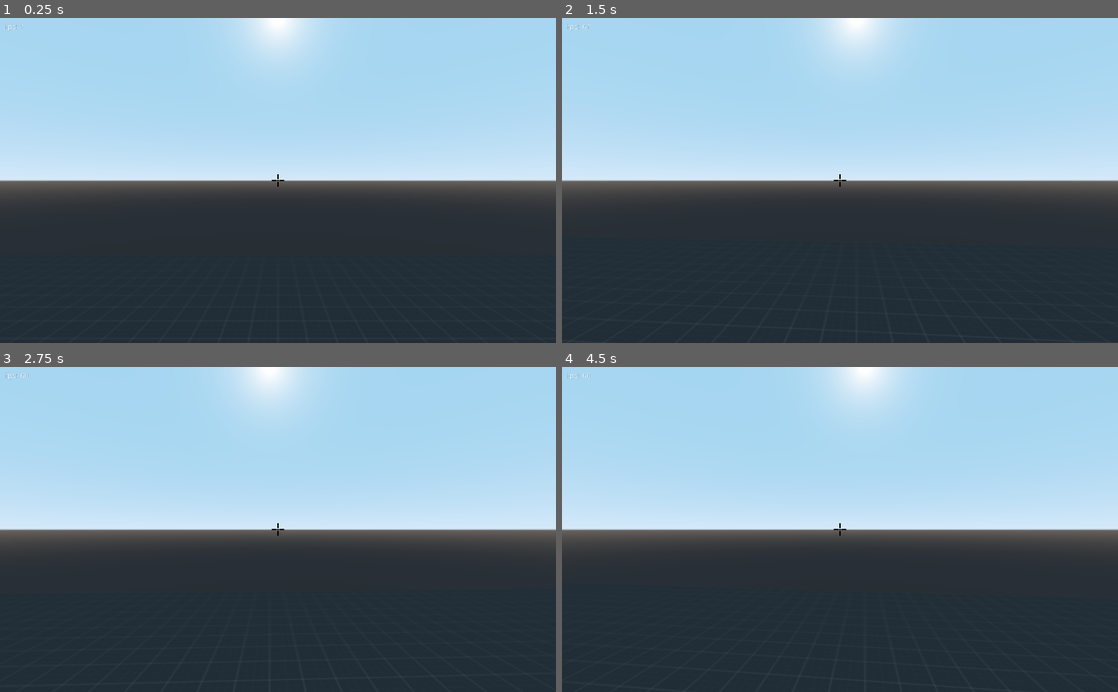
Above: before the commit, frames 1-4 (two rows, left to right).
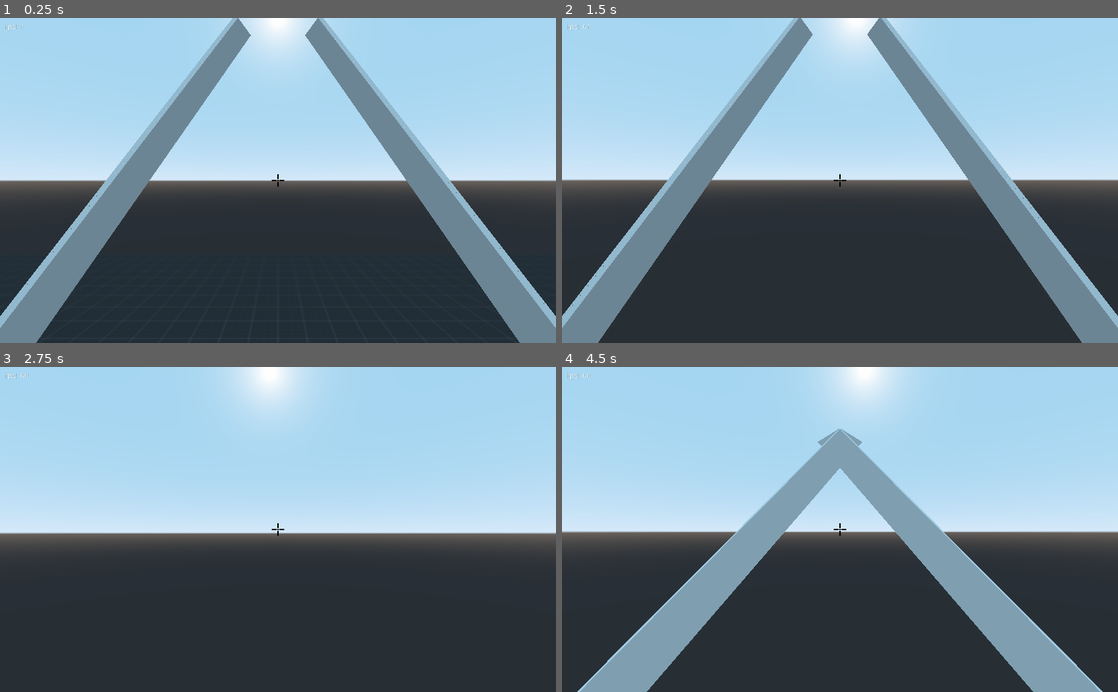
Above: after the commit, the same moments.

Repository: pedrotrschneider/totaly-accurate-attack-on-titan-simulator
Game: Godot game, scene res://scenes/world/World.tscn
The game is run twice, just before and just after one commit, with the same random seed, the same clock (stepped at 60 frames per second) and the same inputs.
Inputs (mouse positions are in pixels of both pictures, inside the frame that each line leads up to):
- Up to frame 1 (0.25 s): no input
- Up to frame 2 (1.5 s): tap Enter at 0.5 s; move the mouse to (867, 180) at 0.52 s; hold W (forward) from 0.53 s (still down); click (867, 180) at 0.6 s; tap Space (jump) at 0.77, 1.25 s; right-click (867, 180) at 0.8 s; move the mouse to (812, 180) at 1.27 s; right-click (812, 180) at 1.35 s
- Up to frame 3 (2.75 s): keep holding W (forward); tap Space (jump) at 1.52 s; tap E (attack, bound only after the commit) at 1.55, 2.1 s; move the mouse to (289, 523) at 2.02 s; click (289, 523) at 2.3 s
- Up to frame 4 (4.5 s): keep holding W (forward); move the mouse to (834, 536) at 2.77 s; tap Shift (activate_motor) at 2.85 s; click (834, 536) at 2.92 s; tap Space (jump) at 3.02, 3.77, 4.25 s; right-click (834, 536) at 3.05 s; tap Enter at 3.5 s; move the mouse to (878, 532) at 3.52 s; hold Q (bullet_time) 3.53-4.28 s; tap E (attack, bound only after the commit) at 3.8 s; move the mouse to (795, 526) at 4.27 s; click (795, 526) at 4.35 s

The runs differ from the first frame. In frame 1, 15% of the frame differs, in the area x 0-100%, y 0-100%; in frame 2, 16%; in frame 3, 1.5%; in frame 4, 15%.
Error before the commit: Invalid get index 'mesh' (on base: 'null instance'). (res://scenes/player/player.gd:75)

Commit message:
🚧 Start weapon system

Diff:
--- a/project.godot
+++ b/project.godot
@@ -18,6 +18,10 @@
 config/name="Totaly accurate Attack on Titan simulator"
 run/main_scene="res://scenes/world/World.tscn"
 config/icon="res://icon.png"
+
+[autoload]
+
+GameEvents="*res://singletons/game_events.gd"
 
 [input]
 
@@ -66,6 +70,11 @@
 "events": [ Object(InputEventKey,"resource_local_to_scene":false,"resource_name":"","device":0,"alt":false,"shift":false,"control":false,"meta":false,"command":false,"pressed":false,"scancode":81,"unicode":0,"echo":false,"script":null)
  ]
 }
+attack={
+"deadzone": 0.5,
+"events": [ Object(InputEventKey,"resource_local_to_scene":false,"resource_name":"","device":0,"alt":false,"shift":false,"control":false,"meta":false,"command":false,"pressed":false,"scancode":69,"unicode":0,"echo":false,"script":null)
+ ]
+}
 
 [physics]
 
--- a/scenes/player/Player.gd
+++ b/scenes/player/Player.gd
@@ -13,6 +13,9 @@
 # Bullet time stuff
 const BULLET_TIME_SCALE: float = 0.02;
 var bullet_time: bool = false;
+
+# Attack stuff
+var attack: bool = false;
 
 # Player physics stuff
 var input: Vector3 = Vector3.ZERO;
@@ -168,6 +171,10 @@
 	else:
 		Engine.time_scale = 1.0;
 
+	# Handle attack
+	if(attack):
+		GameEvents.emit_attack_signal();
+
 	# Handle movement
 	var is_on_ground:bool = is_grounded();
 
@@ -232,6 +239,7 @@
 		elif(hook_1_just_released):
 			hook_1_interaction = false;
 	else:
+		hook_1_interaction = false;
 		if(hook_1_just_pressed):
 			hook_1_interaction = true;
 			if(hook_1 == HOOK_STATES.GRAPPLED):
@@ -261,6 +269,9 @@
 	# Bullet time input
 	bullet_time = Input.is_action_pressed("bullet_time");
 
+	# Attack Input
+	attack = Input.is_action_just_pressed("attack");
+
 
 func hook(delta:float) -> void :
 	hook_force = Vector3.ZERO;
--- a/scenes/player/Player.tscn
+++ b/scenes/player/Player.tscn
@@ -1,7 +1,8 @@
-[gd_scene load_steps=6 format=2]
+[gd_scene load_steps=7 format=2]
 
 [ext_resource path="res://scenes/player/player.gd" type="Script" id=1]
 [ext_resource path="res://resources/assets/crosshair.png" type="Texture" id=2]
+[ext_resource path="res://scenes/sword/sword.tscn" type="PackedScene" id=3]
 
 [sub_resource type="CapsuleShape" id=1]
 radius = 0.5
@@ -18,12 +19,18 @@
 mode = 2
 mass = 70.0
 script = ExtResource( 1 )
-head = NodePath("../Player/Head")
-eye = NodePath("../Player/Head/Eye")
-capsule = NodePath("../Player/Body")
-crosshair_position = NodePath("../Player/Head/CrosshairPosition")
-hook_1_origin = NodePath("../Player/HookOrigin1")
-hook_2_origin = NodePath("../Player/HookOrigin2")
+head = NodePath("Head")
+eye = NodePath("Head/Eye")
+capsule = NodePath("Body")
+crosshair_position = NodePath("Head/CrosshairPosition")
+hook_1_origin = NodePath("HookOrigin1")
+hook_2_origin = NodePath("HookOrigin2")
+
+[node name="Sword" parent="." instance=ExtResource( 3 )]
+transform = Transform( 1, 0, 0, 0, 1, 0, 0, 0, 1, -1.00718, 0.107594, -0.551664 )
+
+[node name="Sword2" parent="." instance=ExtResource( 3 )]
+transform = Transform( -1, 0, 0, 0, 1, 0, 0, 0, 1, 1.007, 0.108, -0.552 )
 
 [node name="Shape" type="CollisionShape" parent="."]
 transform = Transform( 1, 0, 0, 0, -1.62921e-07, -1, 0, 1, -1.62921e-07, 0, 0, 0 )
@@ -46,7 +53,7 @@
 transform = Transform( 1, 0, 0, 0, 1, 0, 0, 0, 1, 0, 0, -0.957356 )
 
 [node name="HookOrigin1" type="Position3D" parent="."]
-transform = Transform( 1, 0, 0, 0, 0.618765, 0.785576, 0, -0.785576, 0.618765, -0.735036, 0.0121385, -0.384406 )
+transform = Transform( 1, 0, 0, 0, 0.514874, 0.857266, 0, -0.857266, 0.514874, -0.735036, -0.42256, -0.0977143 )
 
 [node name="BaldeSheath" type="MeshInstance" parent="HookOrigin1"]
 transform = Transform( 1, 0, 0, 0, 1, 0, 0, 0, 1, 0, -0.993558, 0.178856 )
@@ -54,7 +61,7 @@
 material/0 = null
 
 [node name="HookOrigin2" type="Position3D" parent="."]
-transform = Transform( 1, 0, 0, 0, 0.618765, 0.785576, 0, -0.785576, 0.618765, 0.735, 0.012, -0.384 )
+transform = Transform( 1, 0, 0, 0, 0.514874, 0.857266, 0, -0.857266, 0.514874, 0.735, -0.422646, -0.0972941 )
 
 [node name="BaldeSheath" type="MeshInstance" parent="HookOrigin2"]
 transform = Transform( 1, 0, 0, 0, 1, 0, 0, 0, 1, 0, -0.993558, 0.178856 )
--- /dev/null
+++ b/scenes/sword/sword.gd
@@ -0,0 +1,16 @@
+extends Spatial
+
+var _garbage;
+
+export(NodePath) onready var _animation_player = get_node(_animation_player) as AnimationPlayer;
+
+var anim_speed: float = 5.0;
+
+func _ready():
+	_garbage = GameEvents.connect("attack", self, "_on_attack");
+
+	_animation_player.playback_speed = anim_speed;
+
+func _on_attack() -> void:
+	_animation_player.play("AttackGo");
+	_animation_player.queue("AttackReturn");
--- /dev/null
+++ b/scenes/sword/sword.tscn
@@ -0,0 +1,81 @@
+[gd_scene load_steps=7 format=2]
+
+[ext_resource path="res://scenes/sword/sword.gd" type="Script" id=1]
+
+[sub_resource type="SpatialMaterial" id=4]
+
+[sub_resource type="BoxShape" id=1]
+extents = Vector3( 0.0177152, 0.959576, 0.0842422 )
+
+[sub_resource type="Animation" id=2]
+resource_name = "AttackGo"
+tracks/0/type = "value"
+tracks/0/path = NodePath("Mesh:rotation_degrees")
+tracks/0/interp = 1
+tracks/0/loop_wrap = true
+tracks/0/imported = false
+tracks/0/enabled = true
+tracks/0/keys = {
+"times": PoolRealArray( 0, 1 ),
+"transitions": PoolRealArray( 1, 1 ),
+"update": 0,
+"values": [ Vector3( 0, 0, 0 ), Vector3( -45, -50, 0 ) ]
+}
+
+[sub_resource type="Animation" id=5]
+resource_name = "AttackGo2"
+
+[sub_resource type="Animation" id=3]
+resource_name = "AttackReturn"
+tracks/0/type = "value"
+tracks/0/path = NodePath("Mesh:rotation_degrees")
+tracks/0/interp = 1
+tracks/0/loop_wrap = true
+tracks/0/imported = false
+tracks/0/enabled = true
+tracks/0/keys = {
+"times": PoolRealArray( 0, 1 ),
+"transitions": PoolRealArray( 1, 1 ),
+"update": 0,
+"values": [ Vector3( -90, -90, 0 ), Vector3( 0, 0, 0 ) ]
+}
+
+[node name="Sword" type="Spatial"]
+script = ExtResource( 1 )
+_animation_player = NodePath("AnimationPlayer")
+
+[node name="Mesh" type="Spatial" parent="."]
+transform = Transform( 0.922398, 0.386035, -0.0125822, -0.348487, 0.845844, 0.403862, 0.166548, -0.368137, 0.914733, 0, 0, 0 )
+
+[node name="CSGCombiner" type="CSGCombiner" parent="Mesh"]
+transform = Transform( 1, 0, 0, 0, 1, 0, 0, 0, 1, 0, 0, 0 )
+
+[node name="CSGBox" type="CSGBox" parent="Mesh/CSGCombiner"]
+width = 0.0763402
+height = 0.659453
+depth = 0.208756
+
+[node name="CSGBox2" type="CSGBox" parent="Mesh/CSGCombiner"]
+transform = Transform( 1, 0, 0, 0, 1, 0, 0, 0, 1, 0, 1.10985, 0 )
+width = 0.0250317
+height = 2.1268
+depth = 0.165372
+
+[node name="CSGBox3" type="CSGBox" parent="Mesh/CSGCombiner"]
+transform = Transform( 1, 0, 0, 0, 0.559192, 0.829037, 0, -0.829037, 0.559192, 0, 2.22891, -0.0556745 )
+operation = 2
+width = 0.358368
+height = 0.636238
+depth = 0.165372
+material = SubResource( 4 )
+
+[node name="Hitbox" type="Area" parent="Mesh"]
+
+[node name="CollisionShape" type="CollisionShape" parent="Mesh/Hitbox"]
+transform = Transform( 1, 0, 0, 0, 1, 0, 0, 0, 1, 0, 1.19018, 0 )
+shape = SubResource( 1 )
+
+[node name="AnimationPlayer" type="AnimationPlayer" parent="."]
+anims/AttackGo = SubResource( 2 )
+anims/AttackGo2 = SubResource( 5 )
+anims/AttackReturn = SubResource( 3 )
--- /dev/null
+++ b/singletons/game_events.gd
@@ -0,0 +1,7 @@
+extends Node
+
+# Player signals
+signal attack;
+
+func emit_attack_signal() -> void:
+	emit_signal("attack");
